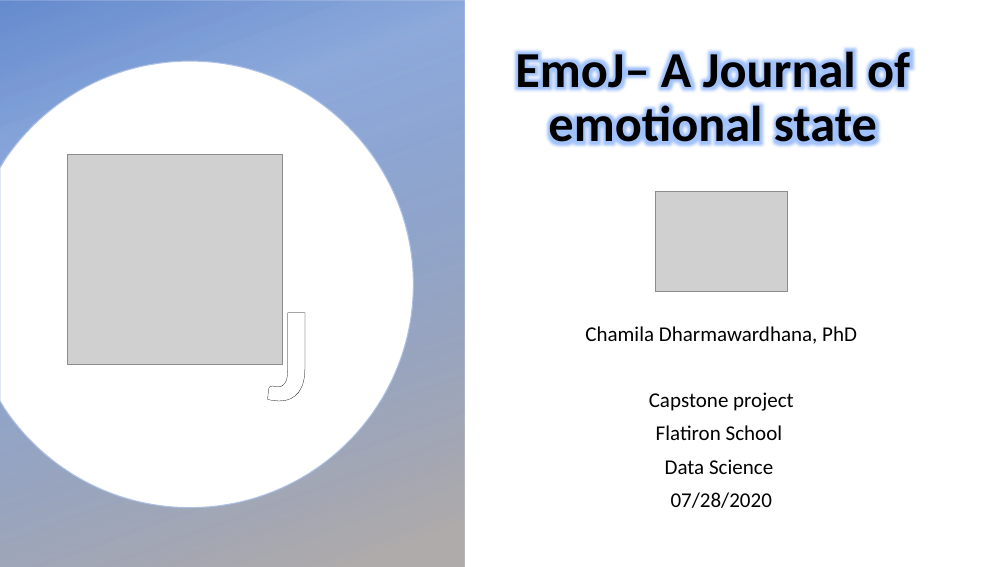
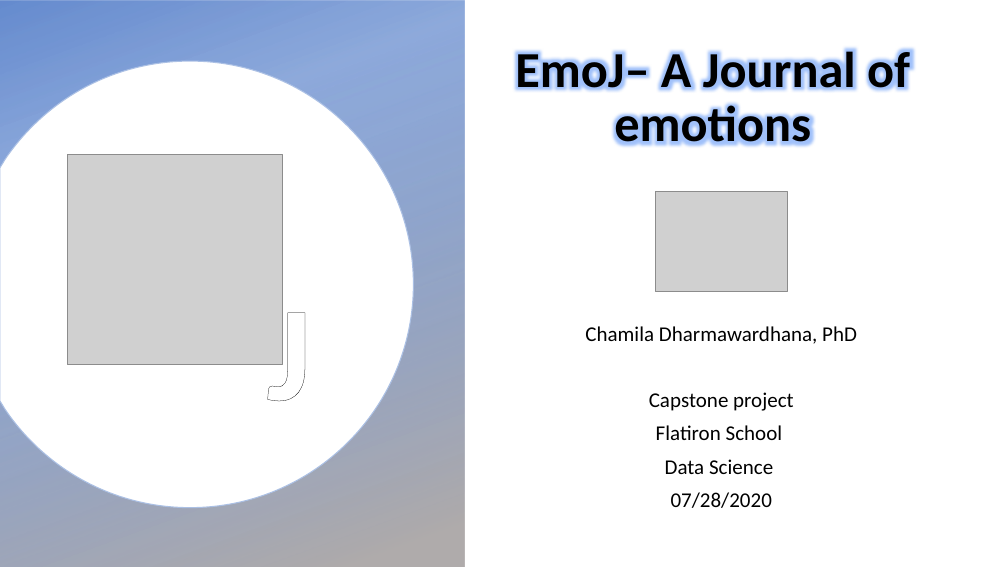
Before and after one commit to GitHub-ccd/emoJ, a slide deck: slide 1 of ppt/MOD_5.pptx. Drawn at 1008x567 pixels with LibreOffice and Linux fonts; fonts in the diff are those of the drawing; grey boxes stand for pictures; background and template pictures are left out. Boxes give left, top, right and bottom in pixels: in the first picture for what was removed or moved away, otherwise in the second. Text is boxed around its words. In the diff, an @@ line names an element or a change of style, - is before the commit and + after.

```diff
--- a/ppt/MOD_5.pptx
+++ b/ppt/MOD_5.pptx
@@ title at (515,45,910,153): text changed @@
-EmoJ– A Journal of emotional state
+EmoJ– A Journal of emotions
```
Also in this commit, not shown: 1 other slide changed, 1 slide added, 25 other files.
